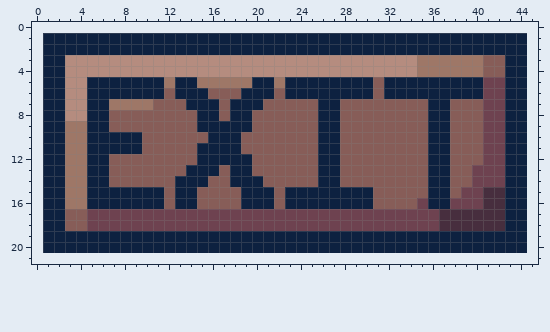
One commit to this pixel-art sprite: exitGodot.png. This is how it looked before the edit.
The file is 44x20 pixels. The old version is drawn lined up with the new one, on the new canvas.
The result:
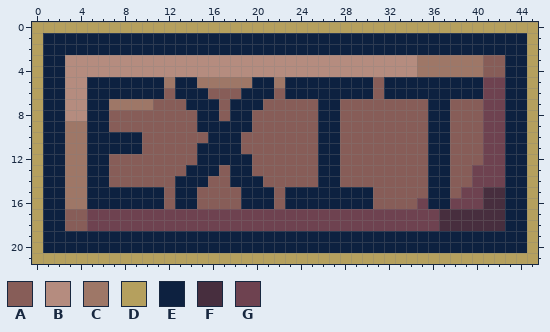
Palette (. is transparent): A #875d58  B #b58c7f  C #9e7767  D #b5a05e  E #0d2140  F #472e3e  G #6e4250
The exact change:
canvas 44x20 -> 46x22, the old top-left corner now at 1,1
Colour D is added in row 0 at x 0 to 45; in rows 1 to 20 at x 0 and 45; in row 21 at x 0 to 45.
Boxes around the changes in both pictures, in picture pixels (x1, y1, x2, y2):
added: (32, 22, 538, 264)
